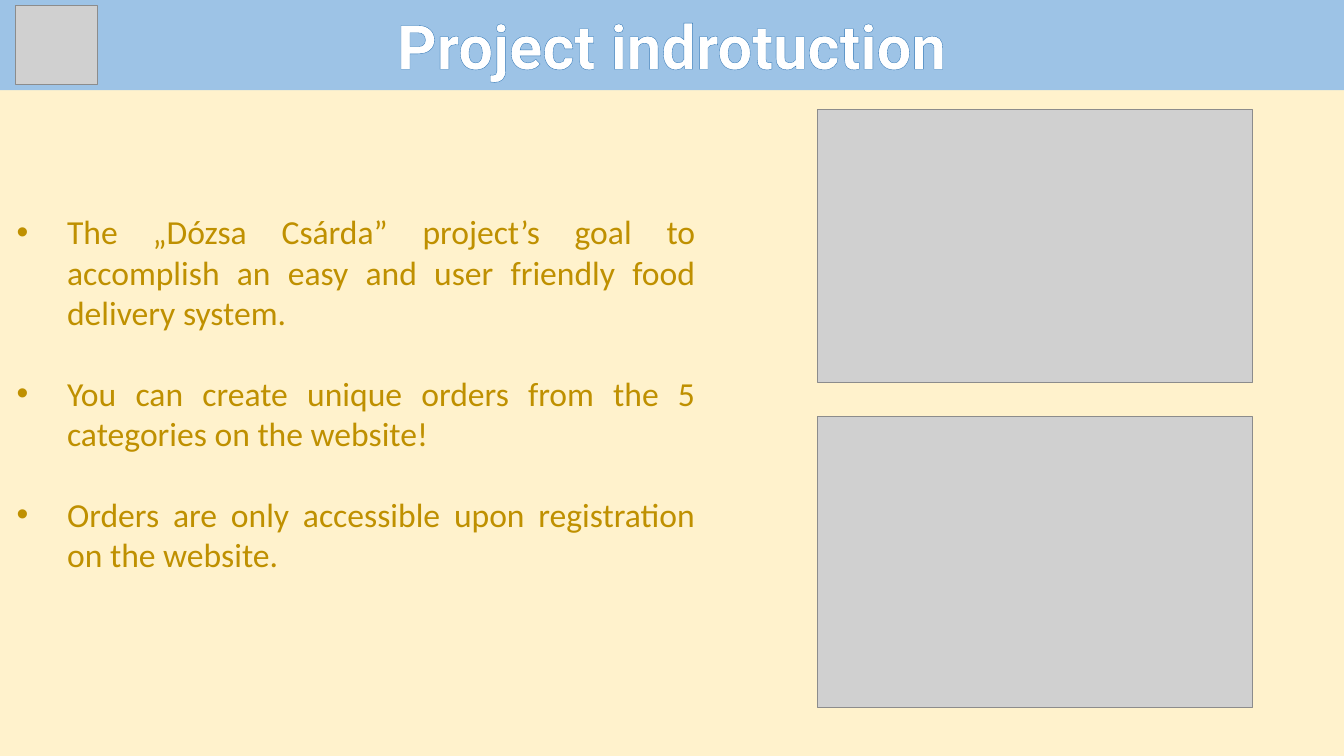
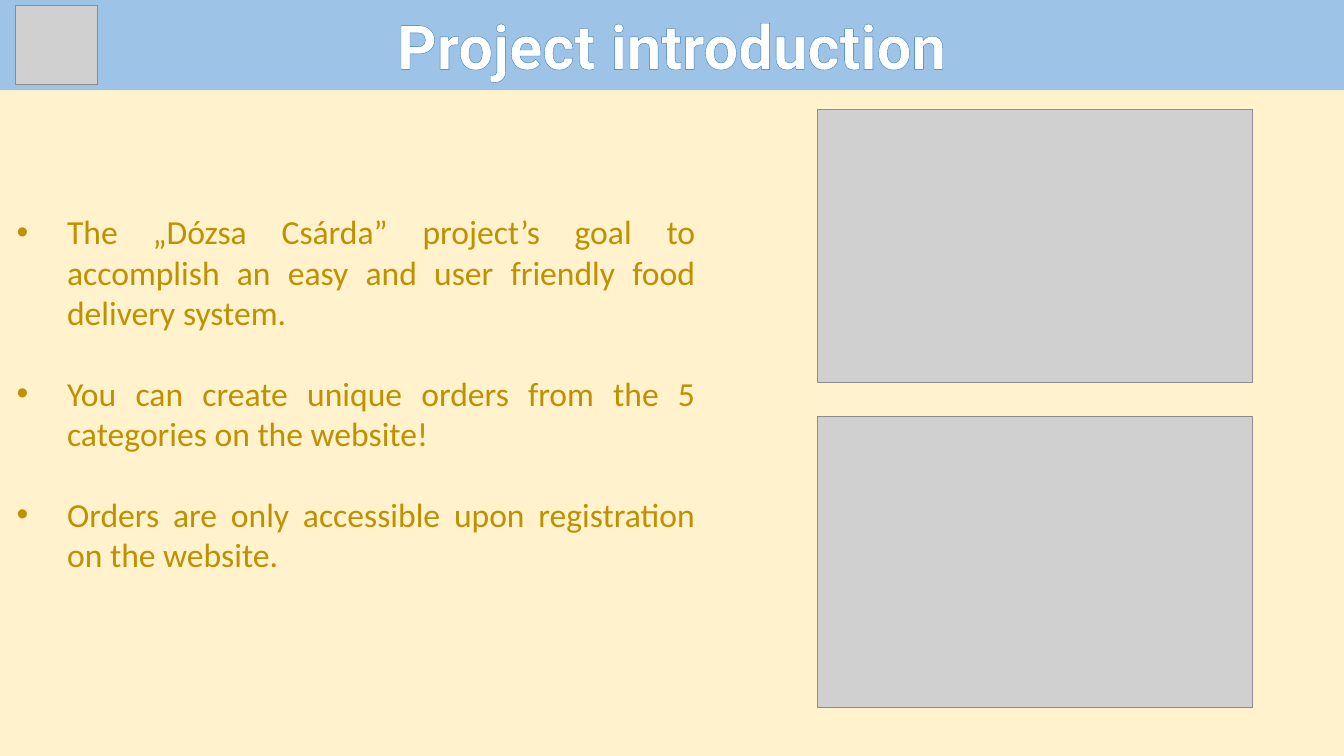
Before and after one commit to Andras-12c/Dozsa-Csarda, a slide deck: slide 2 of VizsgaremekEnglishPP.pptx. Drawn at 1344x756 pixels with LibreOffice and Linux fonts; fonts in the diff are those of the drawing; grey boxes stand for pictures. Boxes give left, top, right and bottom in pixels: in the first picture for what was removed or moved away, otherwise in the second. Text is boxed around its words. In the diff, an @@ line names an element or a change of style, - is before the commit and + after.

```diff
--- a/VizsgaremekEnglishPP.pptx
+++ b/VizsgaremekEnglishPP.pptx
@@ text at (397, 23, 946, 83): text changed @@
-Project indrotuction
+Project introduction
```
Also in this commit, not shown: 2 other slides changed.
